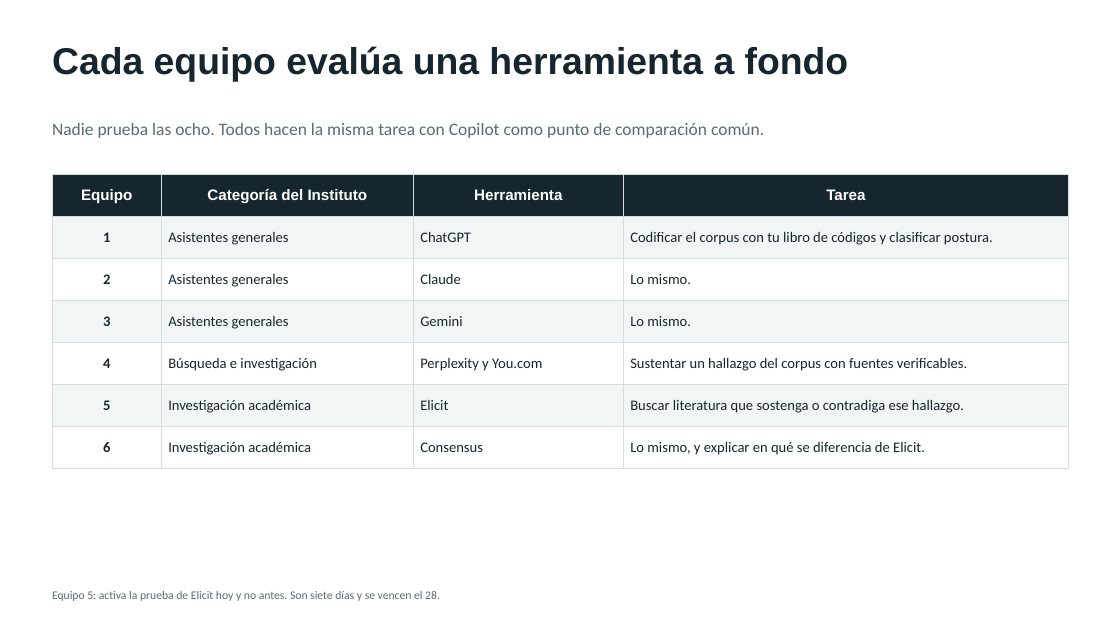
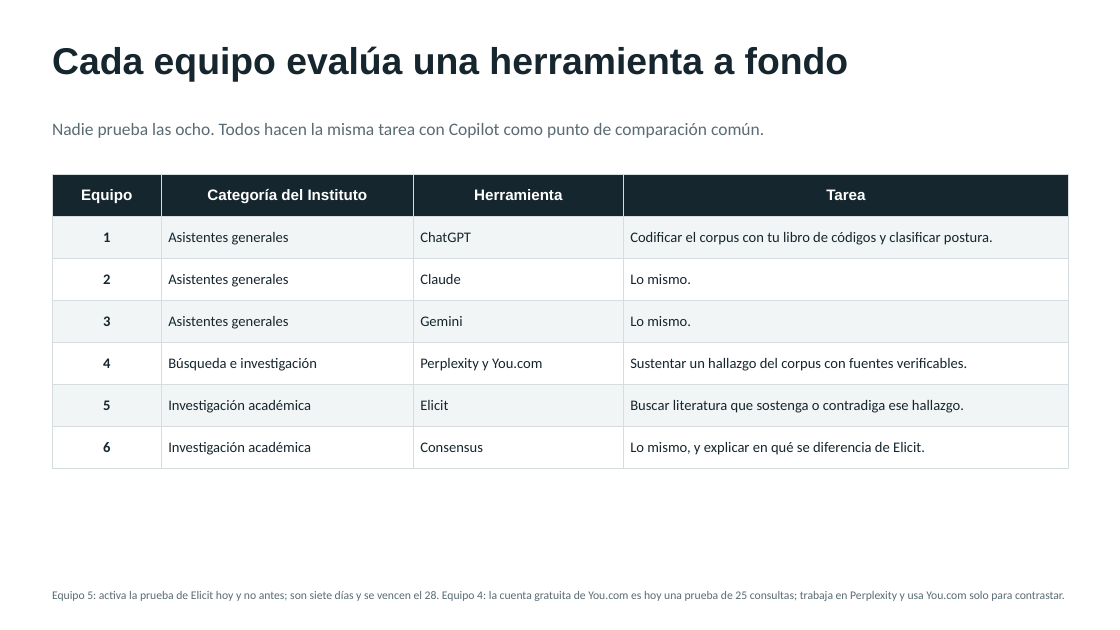
Before and after one commit to marvtrejo/curso-inegi-gen-ai, a slide deck: slide 8 of sesion-05/Sesion_05_Ecosistema_Herramientas.pptx. Drawn at 1120x630 pixels with LibreOffice and Linux fonts; fonts in the diff are those of the drawing. Boxes give left, top, right and bottom in pixels: in the first picture for what was removed or moved away, otherwise in the second. Text is boxed around its words. In the diff, an @@ line names an element or a change of style, - is before the commit and + after.

```diff
--- a/sesion-05/Sesion_05_Ecosistema_Herramientas.pptx
+++ b/sesion-05/Sesion_05_Ecosistema_Herramientas.pptx
@@ text at [52,591,1065,601]: text changed @@
-Equipo 5: activa la prueba de Elicit hoy y no antes. Son siete días y se vencen el 28.
+Equipo 5: activa la prueba de Elicit hoy y no antes; son siete días y se vencen el 28. Equipo 4: la cuenta gratuita de You.com es hoy una prueba de 25 consultas; trabaja en Perplexity y usa You.com solo para contrastar.
```
Also in this commit, not shown: 7 other slides changed, 1 slide added, 3 other files.
